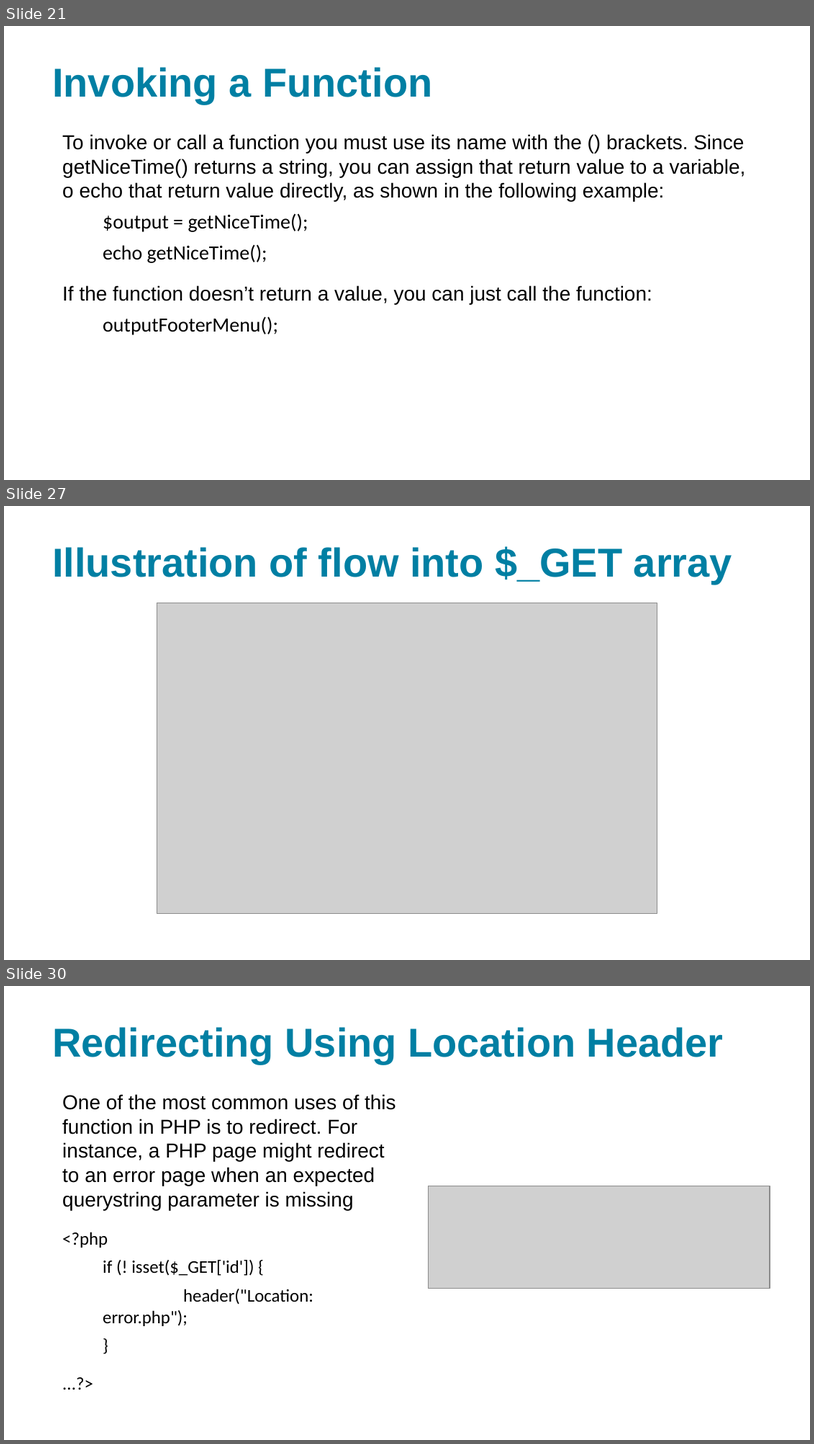
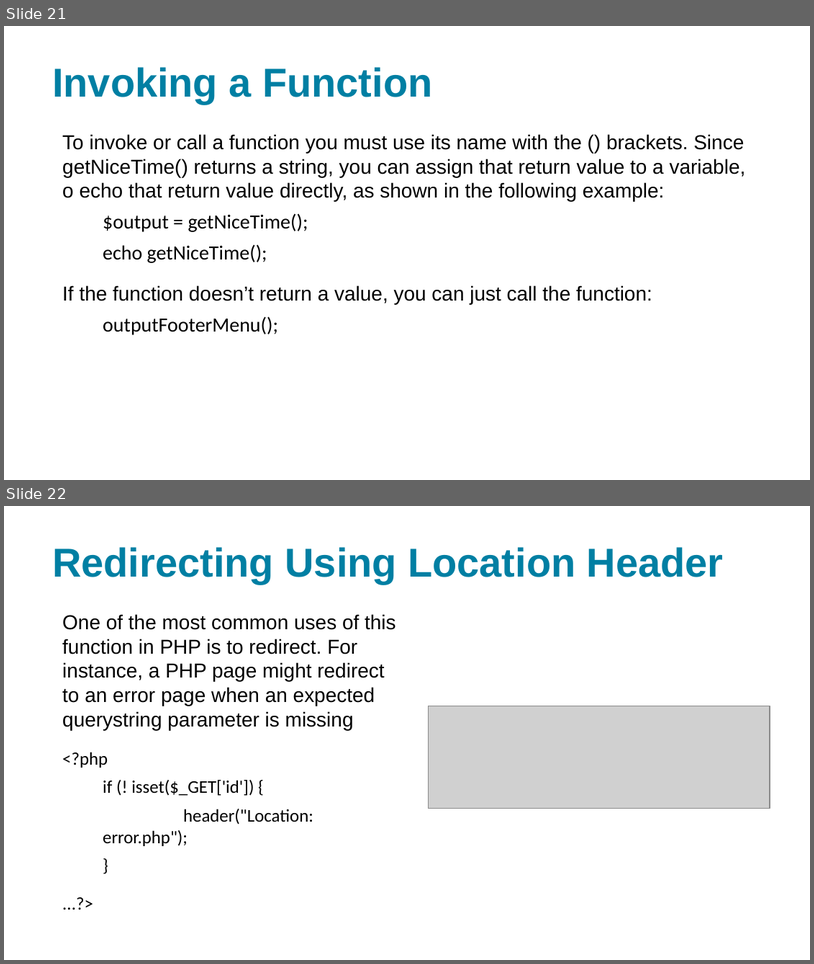
Before and after one commit to xbibogo/MMD24, a slide deck: semester2 PPT/ConnollyHoar_3rdEd_PHP.pptx. Shown one above the other, each under a label of ours: slides 21, 27 and 30 before the commit, slides 21 and 22 after it; the slides between them are not shown. The pictures are 814x1444 and 814x964 pixels, drawn with LibreOffice and Linux fonts; fonts in the diff are those of the drawing; grey boxes stand for pictures. Boxes give left, top, right and bottom in pixels: in the first picture for what was removed or moved away, otherwise in the second. Text is boxed around its words. In the diff, an @@ line names an element or a change of style, - is before the commit and + after.

```diff
--- a/semester2 PPT/ConnollyHoar_3rdEd_PHP.pptx
+++ b/semester2 PPT/ConnollyHoar_3rdEd_PHP.pptx
@@ slide 27 removed at bbox=[4, 506, 810, 960], background #FFFFFF @@
@@ title removed at bbox=[52, 546, 733, 583] @@
-Illustration of flow into $_GET array
@@ picture removed at bbox=[157, 602, 657, 914] @@
@@ what was slide 30 is now slide 22 @@
```
Also in this commit, not shown: 5 slides changed, 2 slides added, 10 other slides removed, 10 other files.
